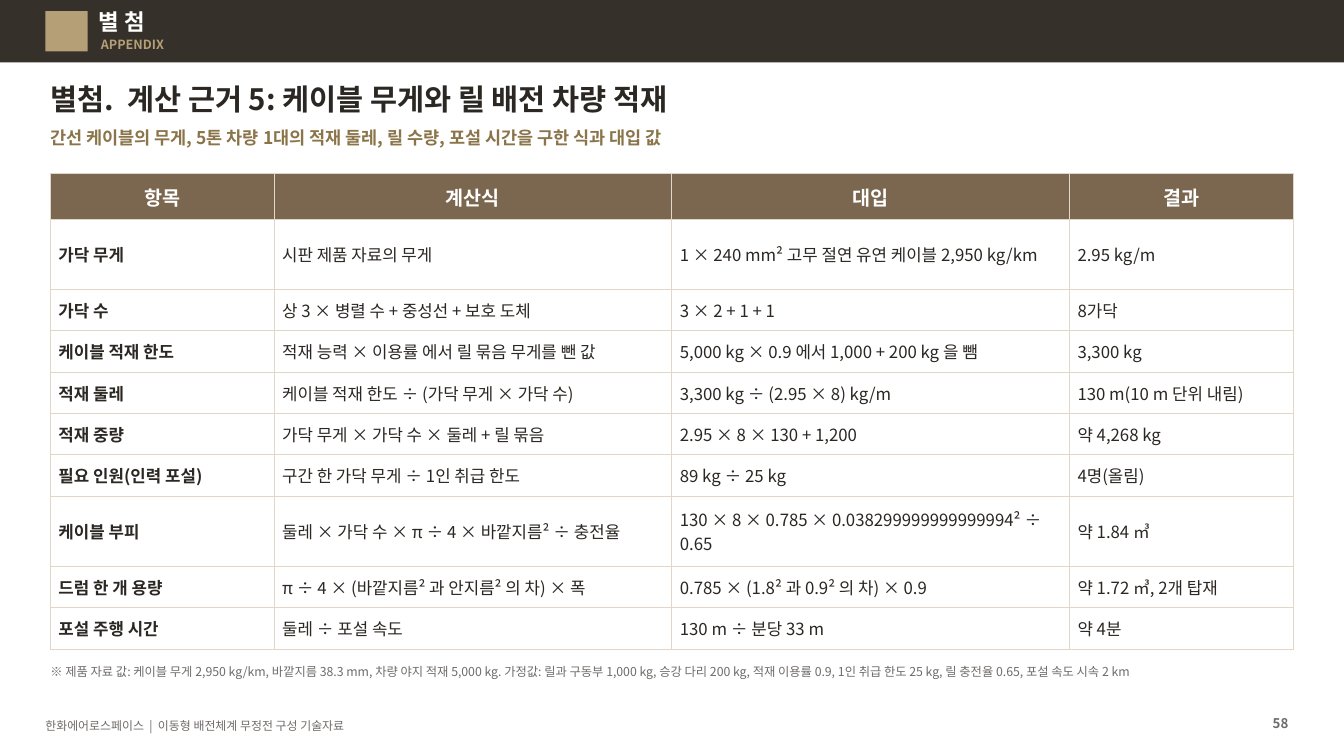
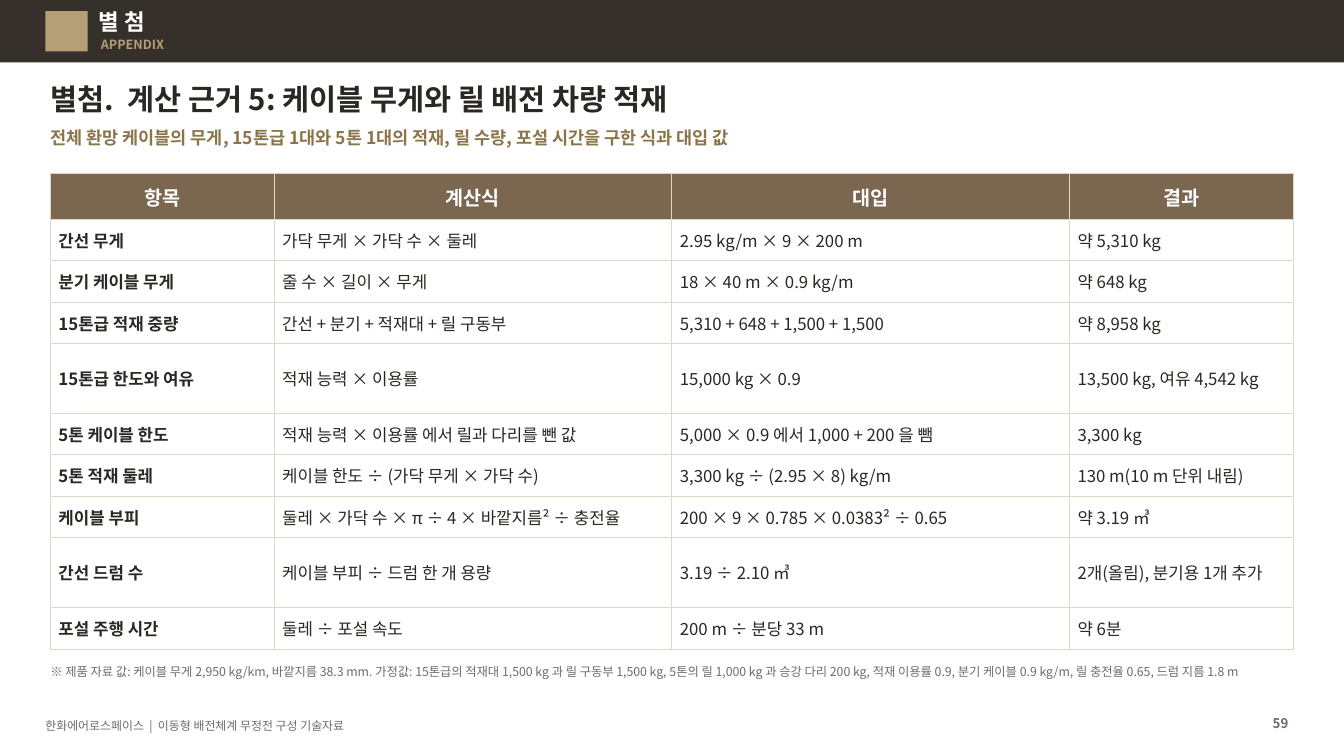
Before and after one commit to byunjd112-hue/headroom, a slide deck: slide 59 of mobile_ems/docs/out/IFPS_이동형배전체계_무정전구성_기술자료_Rev72.pptx (slide 58 before the commit). Drawn at 1344x756 pixels with LibreOffice and Linux fonts; fonts in the diff are those of the drawing. Boxes give left, top, right and bottom in pixels: in the first picture for what was removed or moved away, otherwise in the second. Text is boxed around its words. In the diff, an @@ line names an element or a change of style, - is before the commit and + after.

```diff
--- a/mobile_ems/docs/out/IFPS_이동형배전체계_무정전구성_기술자료_Rev72.pptx
+++ b/mobile_ems/docs/out/IFPS_이동형배전체계_무정전구성_기술자료_Rev72.pptx
@@ text at (50,129,729,148): text changed @@
-간선 케이블의 무게, 5톤 차량 1대의 적재 둘레, 릴 수량, 포설 시간을 구한 식과 대입 값
+전체 환망 케이블의 무게, 15톤급 1대와 5톤 1대의 적재, 릴 수량, 포설 시간을 구한 식과 대입 값
@@ table at (50,173,1295,641) @@
-row 2: 가닥 무게 | 시판 제품 자료의 무게 | 1 × 240 mm² 고무 절연 유연 케이블 2,950 kg/km | 2.95 kg/m
+row 2: 간선 무게 | 가닥 무게 × 가닥 수 × 둘레 | 2.95 kg/m × 9 × 200 m | 약 5,310 kg
-row 3: 가닥 수 | 상 3 × 병렬 수 + 중성선 + 보호 도체 | 3 × 2 + 1 + 1 | 8가닥
+row 3: 분기 케이블 무게 | 줄 수 × 길이 × 무게 | 18 × 40 m × 0.9 kg/m | 약 648 kg
-row 4: 케이블 적재 한도 | 적재 능력 × 이용률 에서 릴 묶음 무게를 뺀 값 | 5,000 kg × 0.9 에서 1,000 + 200 kg 을 뺌 | 3,300 kg
+row 4: 15톤급 적재 중량 | 간선 + 분기 + 적재대 + 릴 구동부 | 5,310 + 648 + 1,500 + 1,500 | 약 8,958 kg
-row 5: 적재 둘레 | 케이블 적재 한도 ÷ (가닥 무게 × 가닥 수) | 3,300 kg ÷ (2.95 × 8) kg/m | 130 m(10 m 단위 내림)
+row 5: 15톤급 한도와 여유 | 적재 능력 × 이용률 | 15,000 kg × 0.9 | 13,500 kg, 여유 4,542 kg
-row 6: 적재 중량 | 가닥 무게 × 가닥 수 × 둘레 + 릴 묶음 | 2.95 × 8 × 130 + 1,200 | 약 4,268 kg
+row 6: 5톤 케이블 한도 | 적재 능력 × 이용률 에서 릴과 다리를 뺀 값 | 5,000 × 0.9 에서 1,000 + 200 을 뺌 | 3,300 kg
-row 7: 필요 인원(인력 포설) | 구간 한 가닥 무게 ÷ 1인 취급 한도 | 89 kg ÷ 25 kg | 4명(올림)
+row 7: 5톤 적재 둘레 | 케이블 한도 ÷ (가닥 무게 × 가닥 수) | 3,300 kg ÷ (2.95 × 8) kg/m | 130 m(10 m 단위 내림)
-row 8, column 3: 130 × 8 × 0.785 × 0.038299999999999994² ÷ 0.65
+row 8, column 3: 200 × 9 × 0.785 × 0.0383² ÷ 0.65
-row 8, column 4: 약 1.84 ㎥
+row 8, column 4: 약 3.19 ㎥
-row 9: 드럼 한 개 용량 | π ÷ 4 × (바깥지름² 과 안지름² 의 차) × 폭 | 0.785 × (1.8² 과 0.9² 의 차) × 0.9 | 약 1.72 ㎥, 2개 탑재
+row 9: 간선 드럼 수 | 케이블 부피 ÷ 드럼 한 개 용량 | 3.19 ÷ 2.10 ㎥ | 2개(올림), 분기용 1개 추가
-row 10, column 3: 130 m ÷ 분당 33 m
+row 10, column 3: 200 m ÷ 분당 33 m
-row 10, column 4: 약 4분
+row 10, column 4: 약 6분
@@ text at (65,666,1238,679): text changed @@
-※ 제품 자료 값: 케이블 무게 2,950 kg/km, 바깥지름 38.3 mm, 차량 야지 적재 5,000 kg. 가정값: 릴과 구동부 1,000 kg, 승강 다리 200 kg, 적재 이용률 0.9, 1인 취급 한도 25 kg, 릴 충전율 0.65, 포설 속도 시속 2 km
+※ 제품 자료 값: 케이블 무게 2,950 kg/km, 바깥지름 38.3 mm. 가정값: 15톤급의 적재대 1,500 kg 과 릴 구동부 1,500 kg, 5톤의 릴 1,000 kg 과 승강 다리 200 kg, 적재 이용률 0.9, 분기 케이블 0.9 kg/m, 릴 충전율 0.65, 드럼 지름 1.8 m
```
Also in this commit, not shown: 7 other slides changed, 1 slide added, 6 other files.
